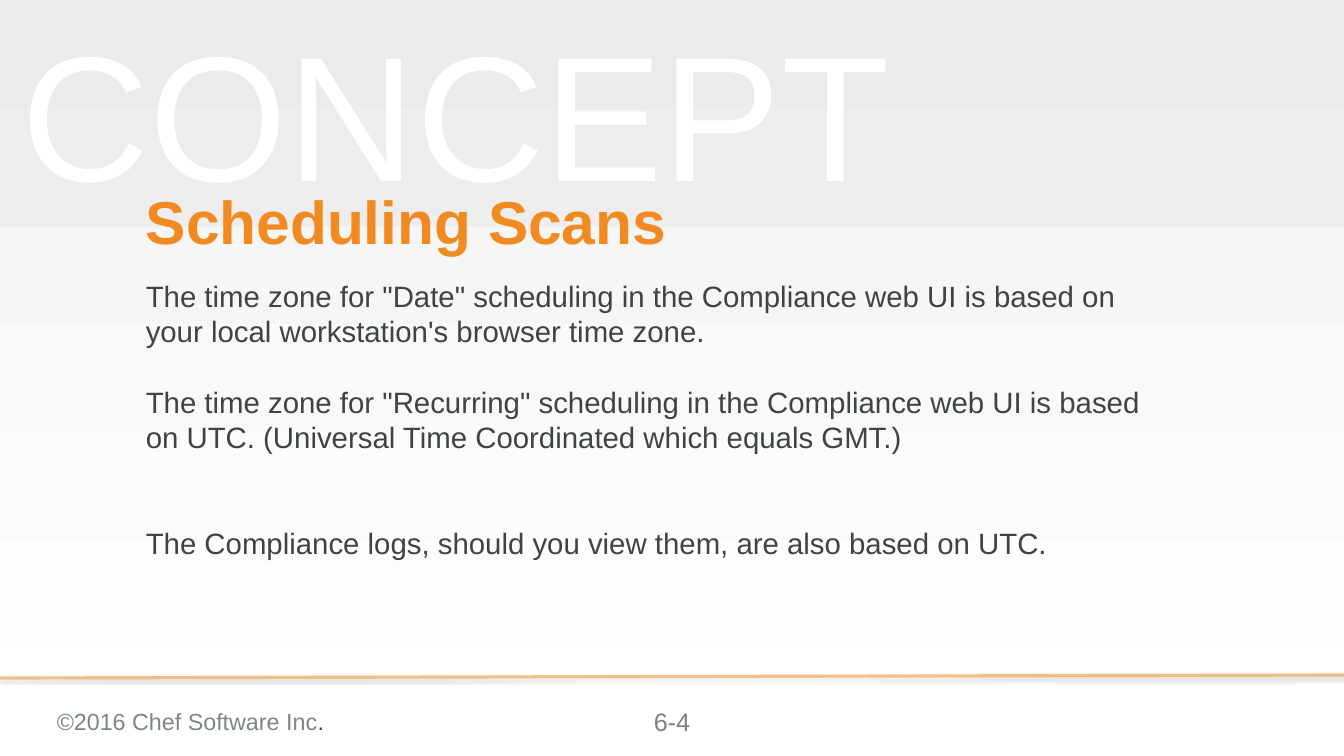
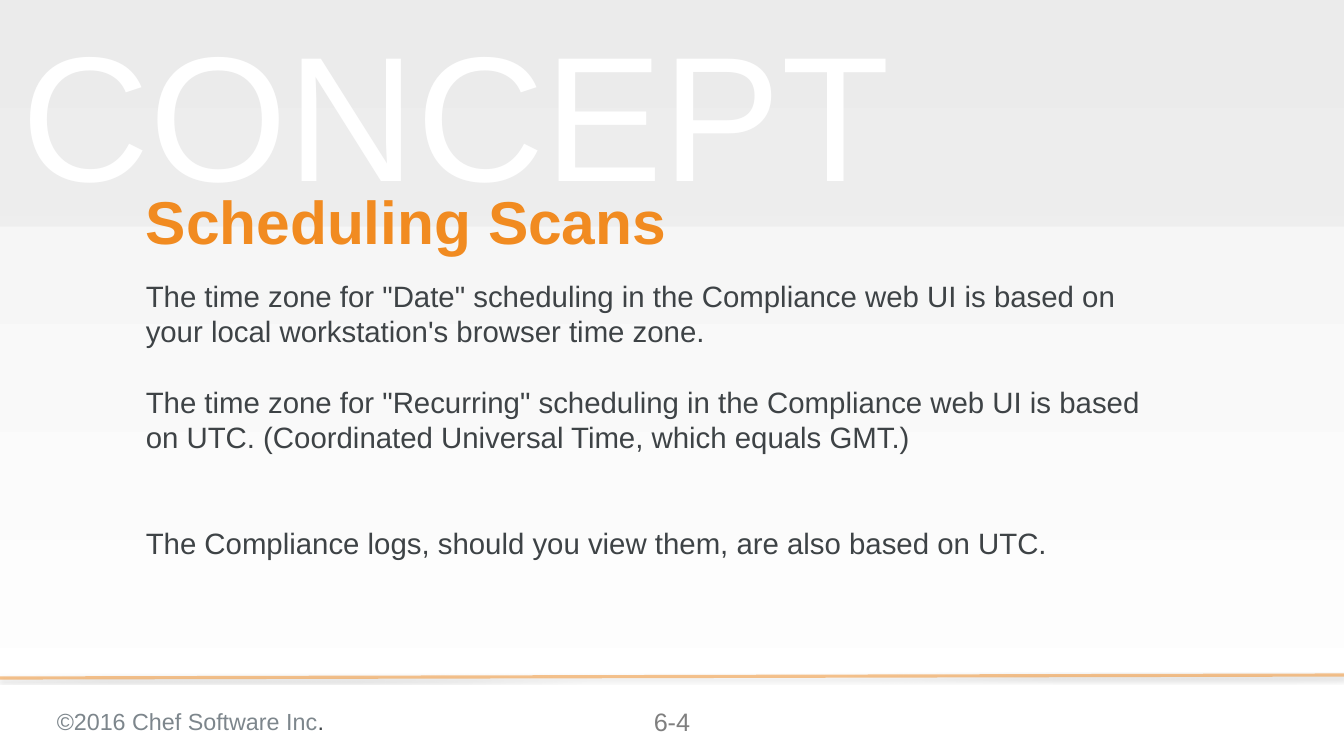
Before and after one commit to bchamby/chef-compliance-installation-configuration-operation, a slide deck: slide 4 of 06-scheduling-scans-reports.pptx. Drawn at 1344x756 pixels with LibreOffice and Linux fonts; fonts in the diff are those of the drawing; background and template pictures are left out. Boxes give left, top, right and bottom in pixels: in the first picture for what was removed or moved away, otherwise in the second. Text is boxed around its words. In the diff, an @@ line names an element or a change of style, - is before the commit and + after.

```diff
--- a/06-scheduling-scans-reports.pptx
+++ b/06-scheduling-scans-reports.pptx
@@ subtitle at <box>146,391,1139,454</box>: text changed @@
-The time zone for "Recurring" scheduling in the Compliance web UI is based on UTC. (Universal Time Coordinated which equals GMT.)
+The time zone for "Recurring" scheduling in the Compliance web UI is based on UTC. (Coordinated Universal Time, which equals GMT.)
```
Also in this commit, not shown: 6 other slides changed, 3 slides added, 1 slide removed.
